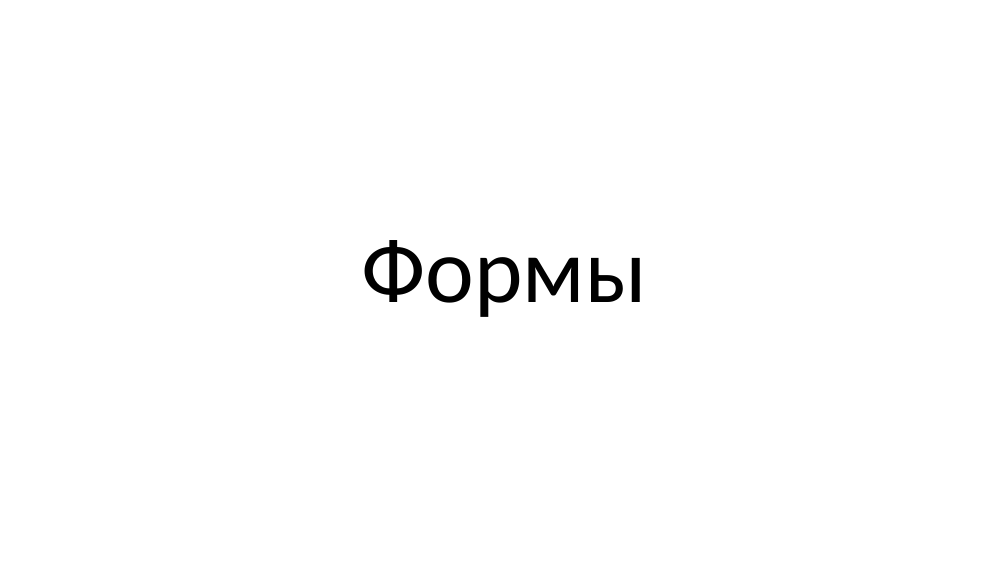
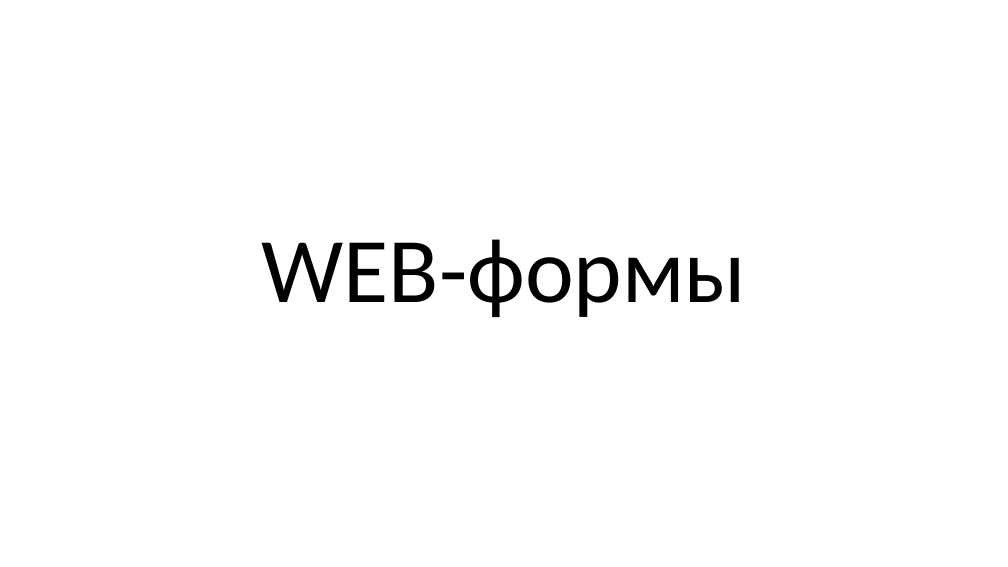
Before and after one commit to lemm17/gachigram, a slide deck: slide 22 of Презентации/3/3.pptx. Drawn at 1008x567 pixels with LibreOffice and Linux fonts; fonts in the diff are those of the drawing. Boxes give left, top, right and bottom in pixels: in the first picture for what was removed or moved away, otherwise in the second. Text is boxed around its words. In the diff, an @@ line names an element or a change of style, - is before the commit and + after.

```diff
--- a/Презентации/3/3.pptx
+++ b/Презентации/3/3.pptx
@@ title at [262, 239, 747, 317]: text changed @@
-Формы
+WEB-формы
```
Also in this commit, not shown: 4 other slides changed, 1 other file.
